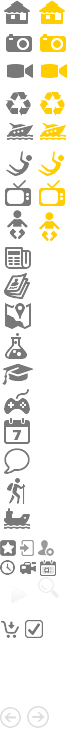
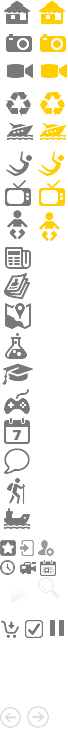
Before/after of a (68, 730) layered artwork. What changed in the layer stack:
added layer "Слой 7" above "Слой 6" over [50, 620, 64, 636]
